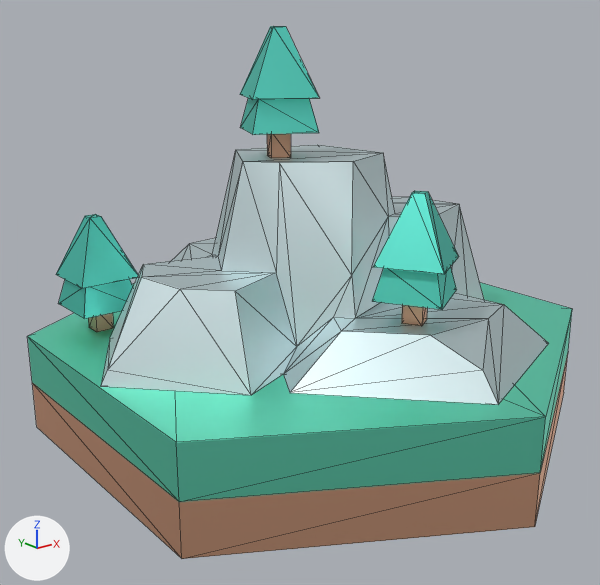
Renders of the FBX model Shata/Assets/Level/Cell/Resources/Models/StoneCell.fbx from each side of a commit.
Before and after are seen from a 50 mm camera at (-1.05, -1.27, 0.779) aimed at (-0.044, -0.012, 0.276). The lights are fixed; the arrows at lower left show +X, +Y and +Z. Mesh edges are drawn as thin lines. Where no turn or scale is listed for an object, it has been applied to the vertices. Vertices at the same position are counted once.

Names of what the first picture shows: 'Rock', 'StoneCell', 'Tree1', 'Tree2', 'Tree3'.
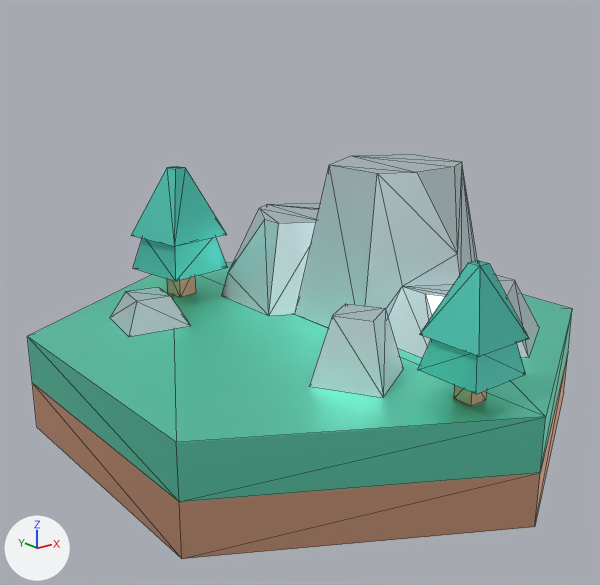
What changed in the scene script:
```text
Change me_mesh_012:
    used by ob_rock; parent = ob_stonecell; location = (-0.0202, 2.0, 0.243); rotation_euler = (0.0, 1.047, 0.0), in degrees (0, 60, 0); scale = (0.857, 0.849, 0.908)
    remove me_mesh_012.from_pydata(...)  # 62 vertices, 120 faces; spans x -4.95..4.95, y 0.0..4.19, z -4.67..4.67
    add me_mesh_012.from_pydata(...)  # 8 vertices, 12 faces; spans x -0.5..0.5, y 0.0..1.0, z -0.5..0.5
    me_mesh_012 part 1: the whole mesh is rebuilt
    remove me_mesh_012.materials.append(mat_defaultmat)  # white #ffffff
Add me_mesh_005:
    me_mesh_005.from_pydata(...)  # 41 vertices, 78 faces; spans x -0.209..0.209, y -0.385..0.385, z 0.0..0.32
    me_mesh_005.materials.append(mat_stone)  # white #d7e7ea
Add me_mesh_004:
    me_mesh_004.from_pydata([(0.042, 0.03, 0.061), (0.029, -0.042, 0.061), (-0.029, 0.042, 0.061), (-0.042, -0.03, 0.061), (-0.076, -0.054, 0.0), (0.053, -0.077, 0.0), (0.076, 0.054, 0.0), (-0.053, 0.077, 0.0)], [], [(0, 2, 1), (3, 1, 2), (4, 5, 3), (1, 3, 5), (6, 0, 5), (1, 5, 0), (7, 2, 6), (0, 6, 2), (4, 3, 7), (2, 7, 3), (7, 6, 4), (5, 4, 6)])
    me_mesh_004.materials.append(mat_stone)  # white #d7e7ea
Change ob_rock:
    ob_rock.location: (-0.0202, 2.0, 0.243) -> (-1.26, 2.0, 2.762)
    ob_rock.rotation_euler: (0.0, 1.047, 0.0) -> (0.0, 0.524, 0.0)  # degrees (0, 60, 0) -> degrees (0, 30, 0)
    ob_rock.scale: (0.857, 0.849, 0.908) -> (1.33, 1.21, 1.31)
Change ob_tree:
    ob_tree.location: (3.205, 2.0, -1.859) -> (-1.108, 2.0, -3.453)
Change ob_tree1:
    ob_tree1.location: (-0.954, 5.553, 0.123) -> (-0.445, 2.0, 4.606)
    ob_tree1.rotation_euler: (0.0, 1.147, 0.0) -> (0.0, 1.571, 0.0)  # degrees (0, 66, 0) -> degrees (0, 90, 0)
Remove ob_tree3:
    ob_tree3 = bpy.data.objects.new('Tree3', me_mesh_015)
    ob_tree3.location = (-0.01, -0.297, 0.284)
Remove ob_tree2:
    ob_tree2 = bpy.data.objects.new('Tree2', me_mesh_016)
    ob_tree2.location = (-0.362, 0.243, 0.2)
Add ob_stonemine:
    ob_stonemine = bpy.data.objects.new('StoneMine', me_mesh_005)
    ob_stonemine.location = (0.161, -0.022, 0.2)
Add ob_rock1:
    ob_rock1 = bpy.data.objects.new('Rock1', me_mesh_004)
    ob_rock1.location = (-0.266, 0.215, 0.2)
```

Pixel boxes (x1, y1, x2, y2) of what changed, in the pictures (600 x 585 px):
'Rock', reshaped, moved, turned, rescaled
    before: (101, 145, 549, 405)
    after: (309, 304, 403, 398)
'StoneMine', added
    after: (222, 154, 539, 359)
'Tree1', moved, turned
    before: (240, 26, 319, 158)
    after: (418, 260, 529, 406)
'Tree', moved (not visible before)
    after: (131, 166, 228, 297)
'Tree3', deleted
    before: (372, 191, 459, 326)
    faces in mat_foliage_001 (cyan #67dfce): (372, 191, 459, 310)
    faces in mat_wood_001 (beige #dbab8e): (402, 305, 427, 326)
'Tree2', deleted
    before: (56, 214, 138, 332)
    faces in mat_foliage_001 (cyan #67dfce): (56, 214, 138, 319)
    faces in mat_wood_001 (beige #dbab8e): (88, 313, 114, 332)
'Rock1', added
    after: (110, 287, 190, 337)
